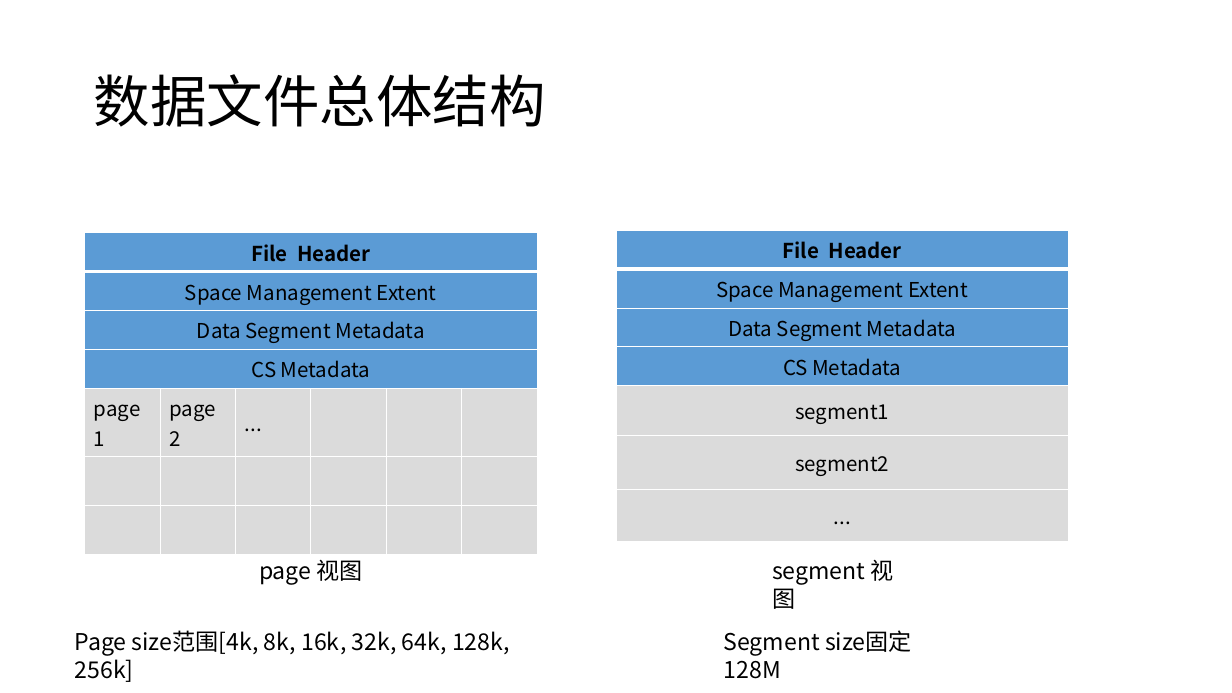
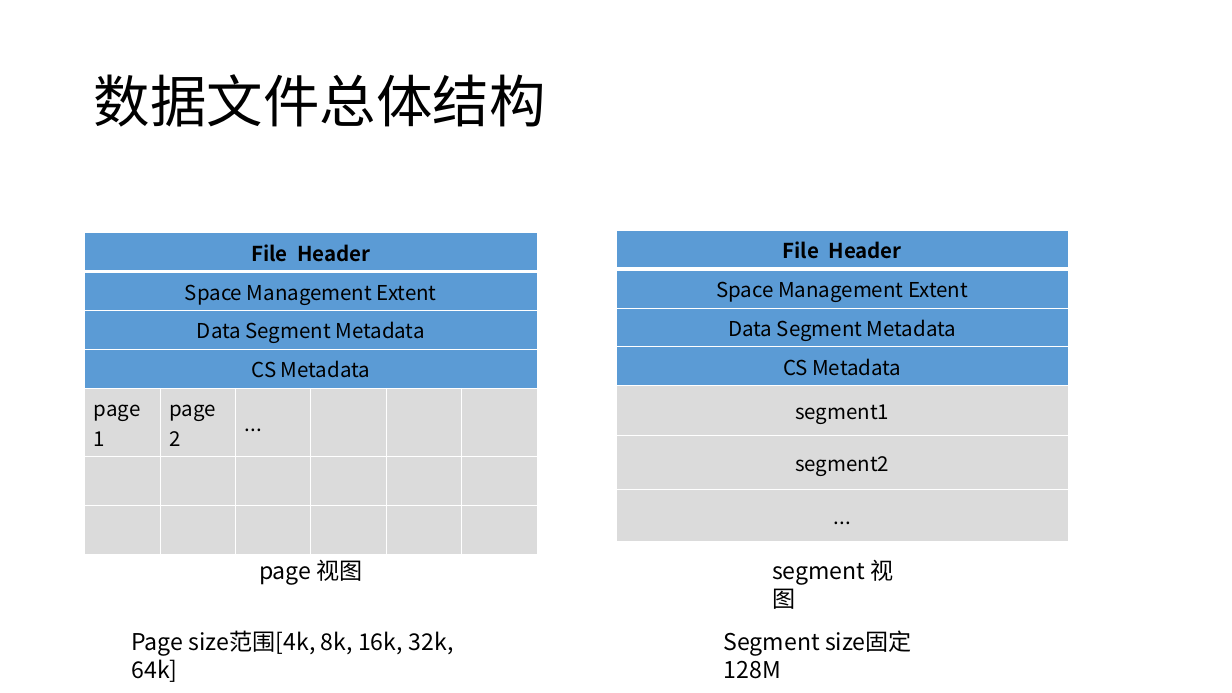
Before and after one commit to Vivian-hihi/SequoiaDB, a slide deck: slide 4 of internal_doc/03.开发设计/ACID/数据文件设计/数据文件设计讨论会20190109.pptx. Drawn at 1232x693 pixels with LibreOffice and Linux fonts; fonts in the diff are those of the drawing. Boxes give left, top, right and bottom in pixels: in the first picture for what was removed or moved away, otherwise in the second. Text is boxed around its words. In the diff, an @@ line names an element or a change of style, - is before the commit and + after.

```diff
--- a/internal_doc/03.开发设计/ACID/数据文件设计/数据文件设计讨论会20190109.pptx
+++ b/internal_doc/03.开发设计/ACID/数据文件设计/数据文件设计讨论会20190109.pptx
@@ text at (x1=131, y1=630, x2=453, y2=682): text changed @@
-Page size范围[4k, 8k, 16k, 32k, 64k, 128k, 256k]
+Page size范围[4k, 8k, 16k, 32k, 64k]
```
Also in this commit, not shown: 7 other slides changed, 1 slide added, 1 other file.
